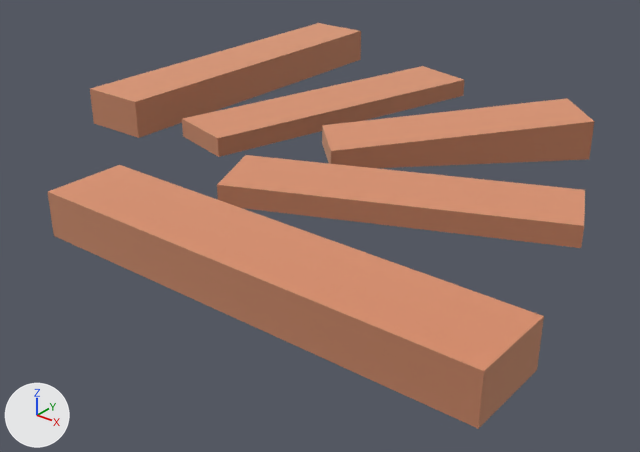
What one commit did to the glTF model packs/nature-kit/path-woodcorner.glb.
One viewpoint serves both versions: a 50 mm lens placed at (0.481, -0.972, 0.361), pointed at (-0.14, -0.196, -0.12). Every picture has the same lights, and +X, +Y and +Z are marked at lower left. The picture after the commit comes second. Where no turn or scale is listed for an object, it has been applied to the vertices.

The older version as bpy lines, for what is in view:
```python
mat_dirt = principled_material('dirt')
mat_dirt.base_color = (0.886, 0.514, 0.341)  # beige #f2be9e
mat_dirt.metallic = 1.0
mat_dirt.roughness = 1.0
mat_dirtdark = principled_material('dirtDark')
mat_dirtdark.base_color = (0.71, 0.408, 0.271)  # beige #dbab8e
mat_dirtdark.metallic = 1.0
mat_dirtdark.roughness = 1.0
me_mesh_path_woodcorner = bpy.data.meshes.new('Mesh path_woodCorner')
me_mesh_path_woodcorner.from_pydata(...)  # 40 vertices, 60 faces; spans x -0.5..0.25, y -0.5..0.25, z 0.0..0.05
# faces by material slot: [50, 10]
me_mesh_path_woodcorner.materials.append(mat_dirtdark)  # beige #dbab8e
me_mesh_path_woodcorner.materials.append(mat_dirt)  # beige #f2be9e
ob_path_woodcorner = bpy.data.objects.new('path_woodCorner', me_mesh_path_woodcorner)
ob_path_woodcorner.location = (0.0, 0.0, -0.05)
```
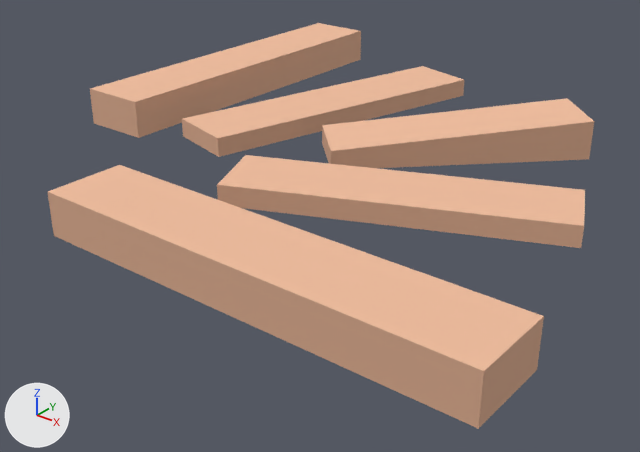
Pixel boxes (x1, y1, x2, y2) of what changed, in the pictures (640 x 452 px):
'path_woodCorner', surface changed: (48, 23, 595, 429) in both

Patch to the scene script:
```diff
--- a/packs/nature-kit/path-woodcorner.glb.py
+++ b/packs/nature-kit/path-woodcorner.glb.py
@@ mat_dirtdark @@
 mat_dirtdark.base_color = (0.71, 0.408, 0.271)  # beige #dbab8e
-mat_dirtdark.metallic = 1.0
 mat_dirtdark.roughness = 1.0
@@ mat_dirt @@
 mat_dirt.base_color = (0.886, 0.514, 0.341)  # beige #f2be9e
-mat_dirt.metallic = 1.0
 mat_dirt.roughness = 1.0
@@ ob_tmpparent @@
-ob_tmpparent = bpy.data.objects.new('tmpParent', None)
-ob_tmpparent.location = (0.0, 0.0, 0.0)
```
